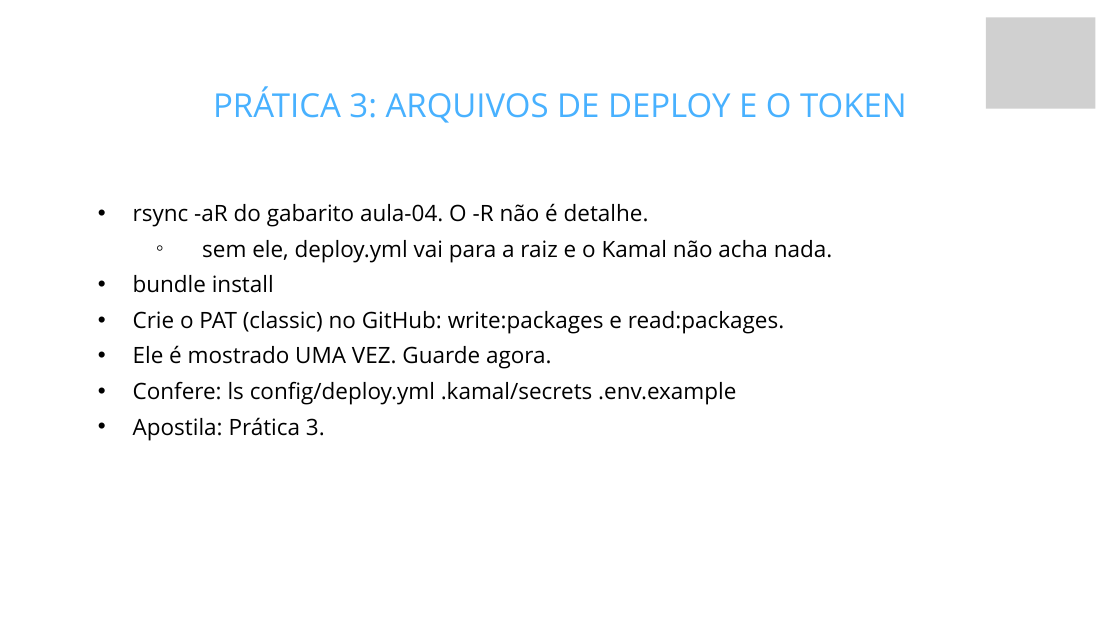
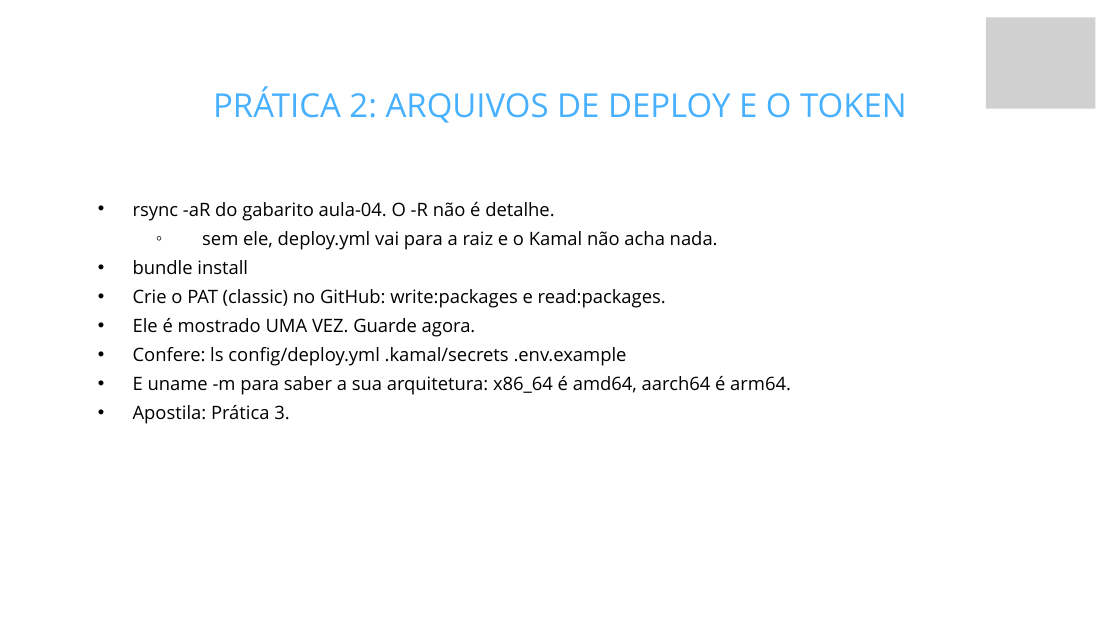
Before and after one commit to fabriciosiqueira08/capacitacao-gabarito, a slide deck: slide 26 of slides/build/aula-04-servidor-docker-kamal-e-deploy.pptx (slide 35 before the commit). Drawn at 1120x630 pixels with LibreOffice and Linux fonts; fonts in the diff are those of the drawing; grey boxes stand for pictures; background and template pictures are left out. Boxes give left, top, right and bottom in pixels: in the first picture for what was removed or moved away, otherwise in the second. Text is boxed around its words. In the diff, an @@ line names an element or a change of style, - is before the commit and + after.

Commit message:
O servidor vira a própria máquina, e a apostila ganha capa
Duas mudanças independentes.

## A Aula 4 perde a VM

A VM separada custava mais do que ensinava. No Windows, o aluno acabava com
duas máquinas virtuais (o WSL2 onde programa e a VM servidor) que por padrão
não se enxergam, e boa parte do encontro virava configuração de rede.

Agora o servidor é a máquina onde ele já programa: o WSL2 no Windows, o
sistema em Linux e macOS. O Kamal não sabe onde a máquina está — ele conecta
por SSH e roda docker do outro lado —, então basta o endereço ser 127.0.0.1.

O que o aluno faz: instala o openssh-server, gera um par de chaves, põe a
própria pública no seu authorized_keys, e conecta em si mesmo. É literalmente
o que se faz num servidor alugado, com o mesmo comando.

O deploy.yml ganhou padrões que cobrem esse caso sem configuração:
SERVER_IP cai para 127.0.0.1, KAMAL_SSH_USER para $USER, e o run_directory
explícito saiu (o padrão do Kamal é .kamal no home, que funciona em qualquer
sistema e login). Validado com `kamal config` sem variável nenhuma definida.

O que era provisionamento de Ubuntu (apt upgrade, ufw, Docker do repositório
oficial, swap, endurecer o sshd) migrou inteiro para o apêndice de nuvem, que
é onde faz sentido: lá a máquina é crua e está exposta. O apêndice ganhou uma
seção 2 só para isso.

Saldo: a aula cai de 5h17 para 4h31 sem cortes, e de 8 para 7 práticas. O que
saiu foi criar máquina, esperar download de imagem e configurar rede. O
scripts/checar-servidor.sh foi apagado: o diagnóstico virou uma linha.

## A apostila ganha capa, rodapé e a página de versões

- Capa em azul da marca, com a logo da Automic (branca, então o fundo escuro
  não é escolha estética: é o que a logo pede). Título, régua laranja, resumo,
  e a assinatura ancorada no rodapé. Página nomeada no CSS para a capa não
  levar número nem rodapé.
- Rodapé de todas as páginas: Fabrício Siqueira · Automic Jr. · 2026.
- Nova docs/versoes.md: as versões exatas de tudo, tiradas do .ruby-version,
  do Gemfile.lock, do compose.yaml e do Dockerfile — então são o que roda, e
  não o que se pretendia rodar. Tem também um bloco para conferir tudo de uma
  vez, e uma nota sobre o que envelhece mais rápido (Rails e Kamal) para quem
  ler isso daqui a dois anos.

```diff
--- a/slides/build/aula-04-servidor-docker-kamal-e-deploy.pptx
+++ b/slides/build/aula-04-servidor-docker-kamal-e-deploy.pptx
@@ text at [213, 86, 907, 123]: text changed @@
-PRÁTICA 3: ARQUIVOS DE DEPLOY E O TOKEN
+PRÁTICA 2: ARQUIVOS DE DEPLOY E O TOKEN
@@ text at [133, 202, 718, 424]: size 28.9 to 23.7 pt in "rsync -aR do gabarito aula-04. O -R ...", "sem ele, deploy.yml vai para a raiz ...", "bundle install", "Crie o PAT (classic) no GitHub: write:packages ..." and 3 more places; line spacing 45.7pt to 37.4pt @@
@@ text at [133, 376, 791, 395]: paragraph added @@
+  • E uname -m para saber a sua arquitetura: x86_64 é amd64, aarch64 é arm64.
```
Also in this commit, not shown: 14 other slides changed, 3 slides added, 12 slides removed, 57 other files.
